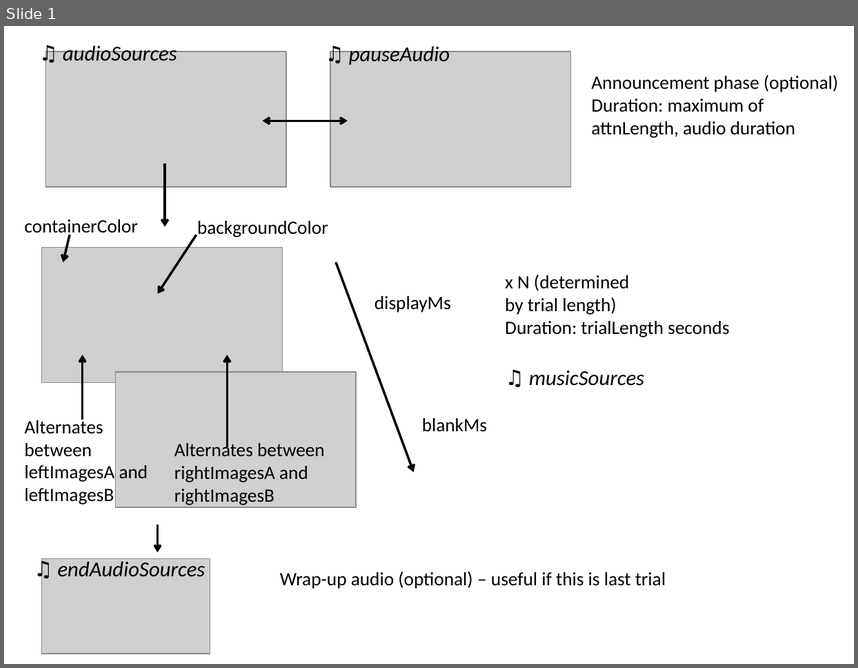
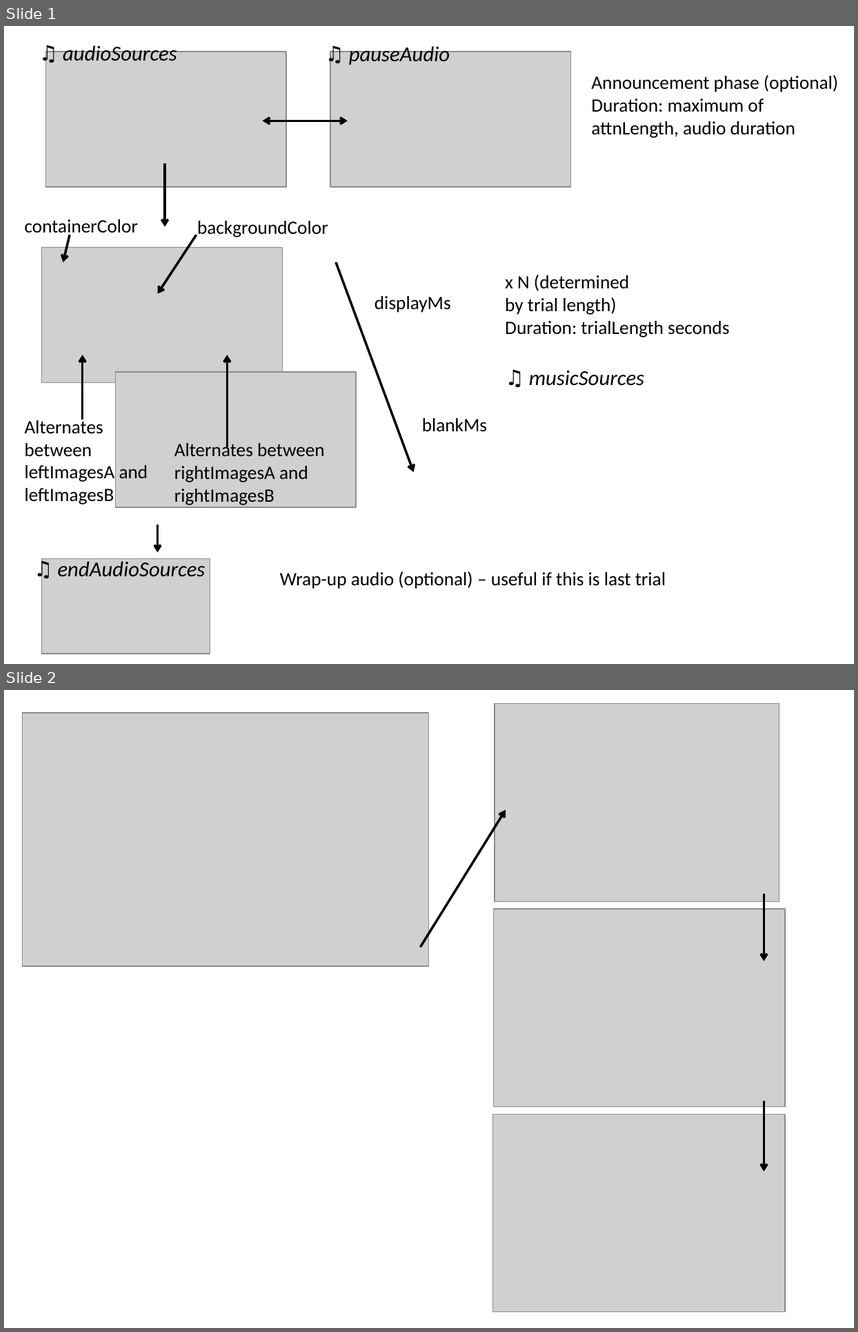
Before and after one commit to lookit/ember-lookit-frameplayer, a slide deck: screenshot_diagrams.pptx. Shown one above the other, each under a label of ours: slide 1 before the commit, slides 1 and 2 after it. The pictures are 858x668 and 858x1332 pixels, drawn with LibreOffice and Linux fonts; fonts in the diff are those of the drawing; grey boxes stand for pictures. Boxes give left, top, right and bottom in pixels: in the first picture for what was removed or moved away, otherwise in the second. Text is boxed around its words. In the diff, an @@ line names an element or a change of style, - is before the commit and + after.

```diff
--- a/screenshot_diagrams.pptx
+++ b/screenshot_diagrams.pptx
@@ slide 2 added at [4,690,854,1328], background #FFFFFF @@
@@ picture added at [495,704,780,902] @@
@@ picture added at [22,713,428,966] @@
@@ arrow added from (421, 947) to (506, 810), #000000 2 pt @@
@@ arrow added from (764, 894) to (764, 961), #000000 2 pt @@
@@ picture added at [494,909,785,1107] @@
@@ arrow added from (764, 1101) to (764, 1171), #000000 2 pt @@
@@ picture added at [493,1114,785,1312] @@
```
Also in this commit, not shown: 6 other files.
